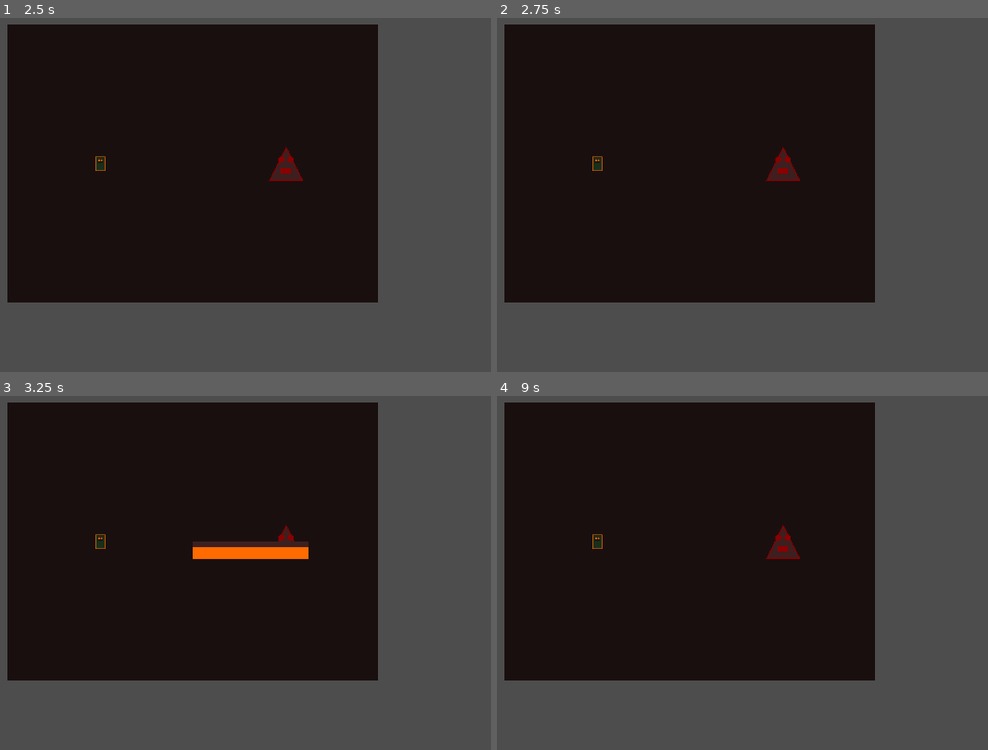
Above: before the commit, frames 1-4 (two rows, left to right).
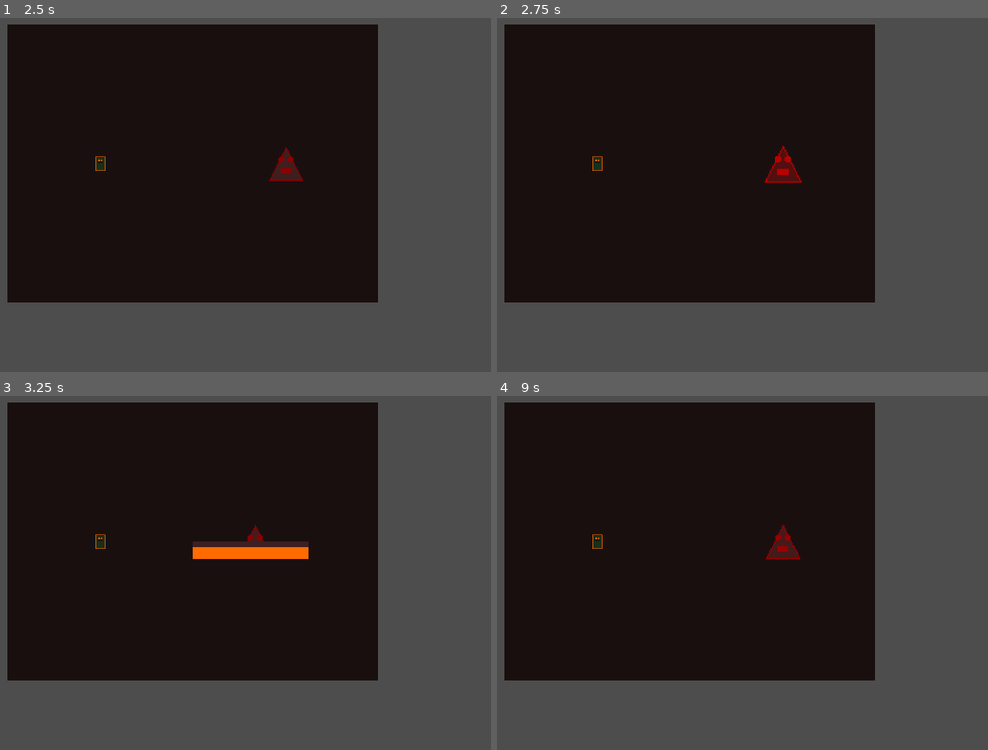
Above: after the commit, the same moments.

Repository: baltazarparra/darkgrid
Game: Godot game, scene res://scenes/exploration/exploration.tscn
Same seed, same stepped clock (60 frames per second), same inputs: the game is played once before the commit and once after it.
Inputs (mouse positions are in pixels of both pictures, inside the frame that each line leads up to):
- Up to frame 1 (2.5 s): tap Enter (ui_accept) at 0.5, 0.77, 1.25, 2 s; move the mouse to (353, 141) at 0.52 s; hold Right (ui_right) 0.53-1.25 s; hold Shift 0.53-1.25 s; click (353, 141) at 0.67 s; drag from (44, 184) to (157, 248) at 1.27 s; move the mouse to (265, 71) at 2.02 s; hold Right (ui_right) from 2.03 s (still down); tap Ctrl at 2.1 s
- Up to frame 2 (2.75 s): keep holding Right (ui_right)
- Up to frame 3 (3.25 s): release Right (ui_right) at 2.75 s; tap Enter (ui_accept) at 2.75 s; drag from (157, 626) to (outside the picture) at 2.77 s
- Up to frame 4 (9 s): tap Enter (ui_accept) at 3.5, 3.77, 5, 6.77 s; move the mouse to (914, 604) at 3.52 s; hold Left (ui_left) 3.53-4.25 s; tap Alt at 3.6, 8.1 s; drag from (outside the picture) to (580, 438) at 4.27 s; move the mouse to (727, 541) at 5.02 s; hold Down (ui_down) 5.03-5.75 s; hold Shift 5.03-5.75 s; click (727, 541) at 5.17 s; drag from (580, 438) to (541, 562) at 5.77 s; move the mouse to (850, 519) at 6.52 s; hold Up (ui_up) 6.53-7.25 s; tap Ctrl at 6.6 s; drag from (541, 562) to (654, 626) at 7.27 s; move the mouse to (762, 449) at 8.02 s; hold Down (ui_down) 8.03-8.75 s; drag from (654, 626) to (outside the picture) at 8.77 s

Frame 1 is identical in both runs. In frame 2, 0.2% of the frame differs, in the area x 54-63%, y 35-47%; in frame 3, 0.2%; in frame 4, less than 0.1%.

Commit message:
fase-3-wave-2: wind-up telegraph (pulse + lunge)
- Criatura reage à própria StateMachine: pulso vermelho no WIND_UP, lunge no ATTACK
- Telegraph interrompido na morte; escala relativa a _base_scale (suporta Boss)
- test_combat_actor confia no _ready automático do add_child

Co-Authored-By: Claude Opus 4.8 <noreply@anthropic.com>

Diff:
--- a/scripts/entities/criatura.gd
+++ b/scripts/entities/criatura.gd
@@ -3,18 +3,67 @@
 
 ## Inimigo da arena. Possui uma EnemyStateMachine (nó filho) que dirige seu
 ## ciclo de ataque a partir de um AttackPattern. O ArenaManager apenas escuta.
+## O telegraph visual (pulso + lunge) reage aos estados da própria StateMachine.
 
 @export var attack_pattern: AttackPattern
+@export var sprite_scale: float = 2.0
 
 @onready var state_machine: EnemyStateMachine = $EnemyStateMachine
+
+var _base_scale: Vector2 = Vector2.ONE
+var _telegraph_tween: Tween
+var _home_x: float = 0.0
 
 func _ready() -> void:
 	super._ready()
 	collision_layer = 1 << (Constants.LAYER_ENEMY - 1)
 	collision_mask = 1 << (Constants.LAYER_PLAYER - 1)
 
+	_base_scale = Vector2(sprite_scale, sprite_scale)
 	if animated_sprite:
-		animated_sprite.scale = Vector2(2, 2)
+		animated_sprite.scale = _base_scale
 
 	if attack_pattern == null:
 		attack_pattern = preload("res://resources/attack_patterns/criatura_pattern.tres")
+
+	if state_machine != null:
+		state_machine.state_changed.connect(_on_state_changed)
+	health.died.connect(_kill_telegraph)
+
+# ─── Telegraph ─────────────────────────────────────
+func _on_state_changed(new_state: EnemyStateMachine.State) -> void:
+	match new_state:
+		EnemyStateMachine.State.WIND_UP:
+			_play_windup_telegraph()
+		EnemyStateMachine.State.ATTACK:
+			_play_attack_lunge()
+
+## Pulso vermelho crescente enquanto o ataque é preparado.
+func _play_windup_telegraph() -> void:
+	if animated_sprite == null:
+		return
+	_kill_telegraph()
+	_telegraph_tween = create_tween().set_loops()
+	_telegraph_tween.tween_property(animated_sprite, "modulate", Color(1.4, 0.4, 0.4), 0.18)
+	_telegraph_tween.parallel().tween_property(animated_sprite, "scale", _base_scale * 1.12, 0.18)
+	_telegraph_tween.tween_property(animated_sprite, "modulate", Color.WHITE, 0.18)
+	_telegraph_tween.parallel().tween_property(animated_sprite, "scale", _base_scale, 0.18)
+
+## Lunge curto em direção à Caipora (esquerda) no início do ataque.
+func _play_attack_lunge() -> void:
+	if animated_sprite == null:
+		return
+	_kill_telegraph()
+	animated_sprite.modulate = Color.WHITE
+	animated_sprite.scale = _base_scale
+	_home_x = position.x
+	var lunge := create_tween()
+	lunge.tween_property(self, "position:x", _home_x - 80.0, 0.1)
+	lunge.tween_property(self, "position:x", _home_x, 0.1)
+
+func _kill_telegraph() -> void:
+	if _telegraph_tween != null and _telegraph_tween.is_valid():
+		_telegraph_tween.kill()
+	if animated_sprite != null:
+		animated_sprite.modulate = Color.WHITE
+		animated_sprite.scale = _base_scale
--- a/tests/unit/test_combat_actor.gd
+++ b/tests/unit/test_combat_actor.gd
@@ -4,8 +4,7 @@
 
 func before_each():
     _actor = preload("res://scenes/arena/criatura.tscn").instantiate()
-    _actor._ready()
-    add_child_autofree(_actor)
+    add_child_autofree(_actor)  # add_child dispara _ready e resolve os @onready
 
 func test_critical_damage_multiplier():
     _actor.base_attack_damage = 10
